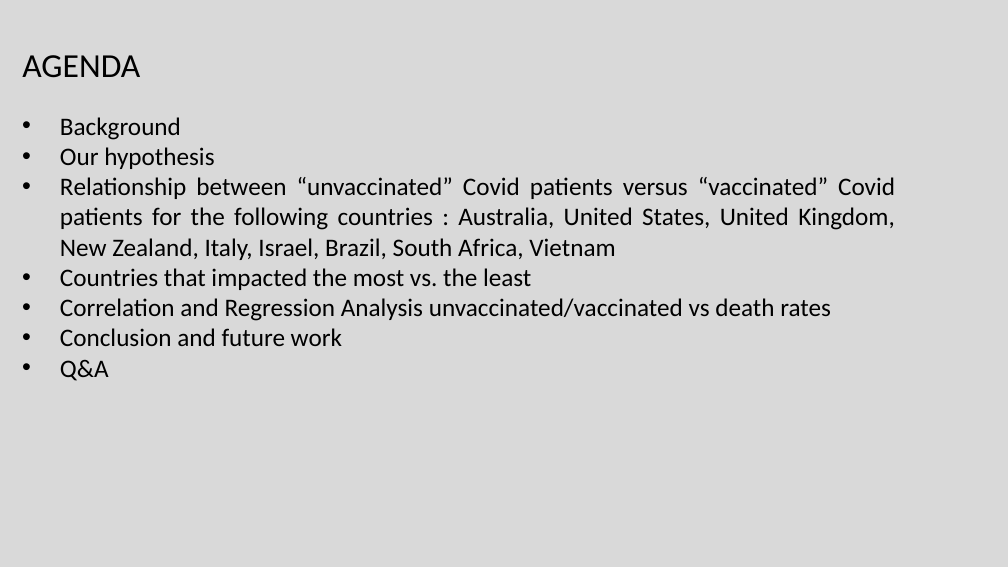
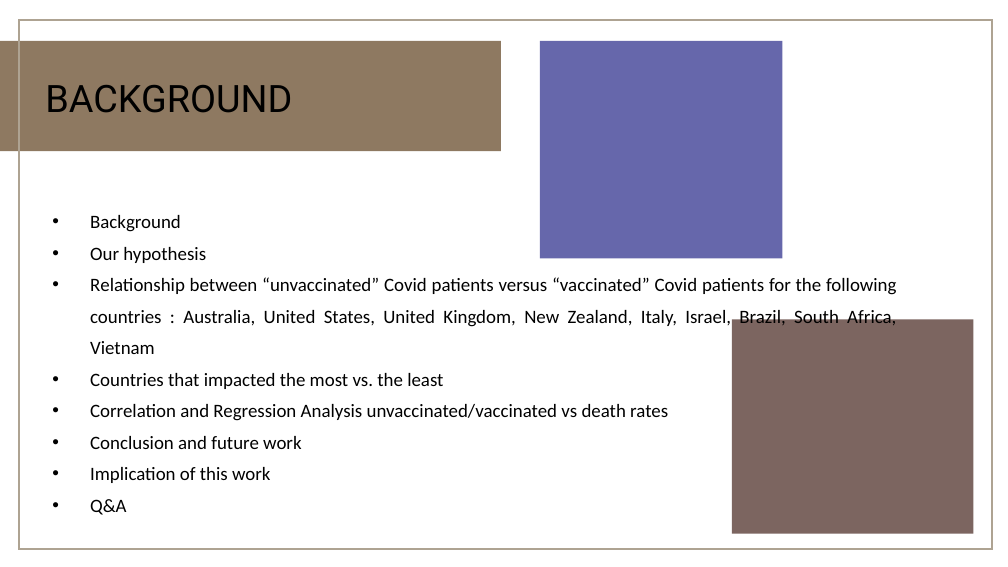
Before and after one commit to MikeMurf/project_1, a slide deck: slide 2 of 07-project-1-challenge/Presentation Slides/project 1.pptx. Drawn at 1008x567 pixels with LibreOffice and Linux fonts; fonts in the diff are those of the drawing. Boxes give left, top, right and bottom in pixels: in the first picture for what was removed or moved away, otherwise in the second. Text is boxed around its words. In the diff, an @@ line names an element or a change of style, - is before the commit and + after.

```diff
--- a/07-project-1-challenge/Presentation Slides/project 1.pptx
+++ b/07-project-1-challenge/Presentation Slides/project 1.pptx
@@ background #D9D9D9 to #FFFFFF @@
@@ rectangle added at (19,20,993,549), outline #AEA392 2 pt @@
@@ rectangle added at (0,41,501,151), fill #8E7961 @@
@@ title removed at (22,55,140,78) @@
-AGENDA
@@ rectangle added at (540,41,783,259), fill #6667AB @@
@@ title added at (45,85,292,113), 36 pt, text #000000 @@
+BACKGROUND
@@ text "Background": place and size @@
-text "Background" at (60,117,895,381)
+text "Background" at (90,215,896,483)
@@ text at (90,215,896,449): size 24 to 18 pt; line spacing 1 to 30pt @@
@@ rectangle added at (732,320,973,534), fill #7C6560 @@
@@ text at (90,467,270,483): paragraph added @@
+• Implication of this work
```
Also in this commit, not shown: 5 slides added, 2 slides removed.
